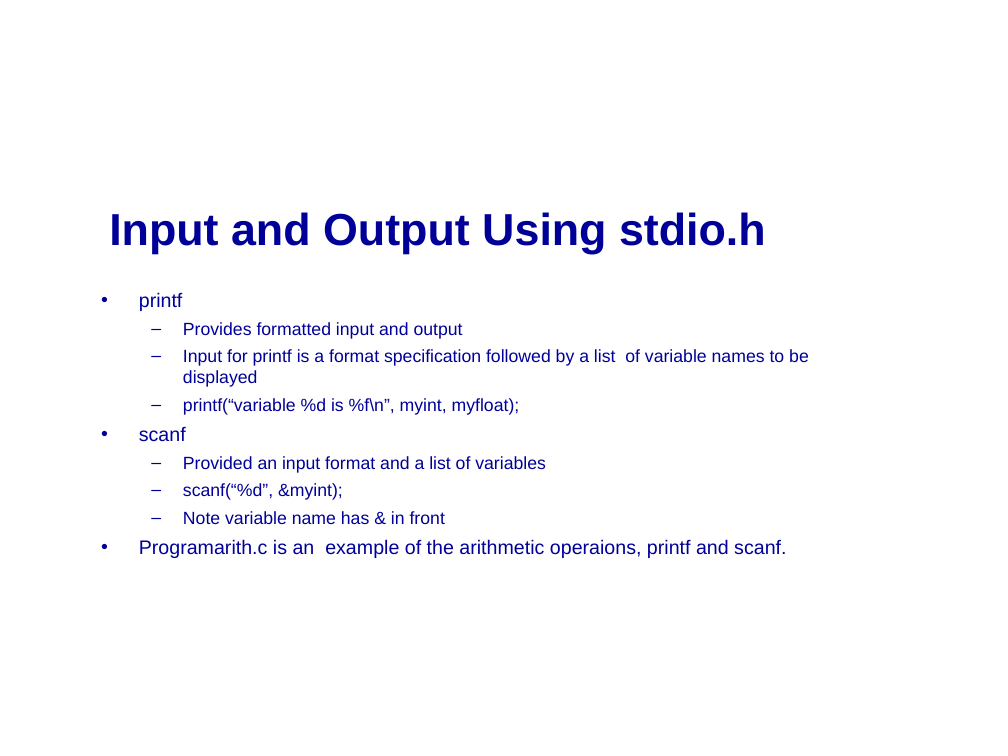
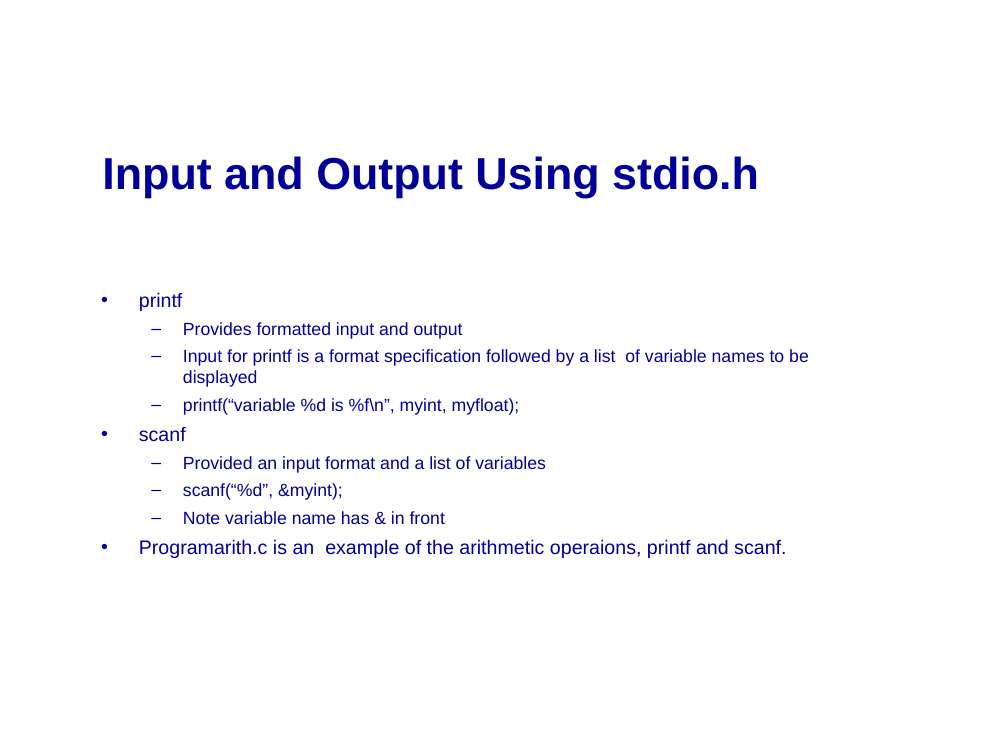
Before and after one commit to mikeg64/iome, a slide deck: slide 15 of src/examples/course/c/presentation/IntrotoC1.ppt. Drawn at 1008x756 pixels with LibreOffice and Linux fonts; fonts in the diff are those of the drawing; background and template pictures are left out. Boxes give left, top, right and bottom in pixels: in the first picture for what was removed or moved away, otherwise in the second. Text is boxed around its words. In the diff, an @@ line names an element or a change of style, - is before the commit and + after.

```diff
--- a/src/examples/course/c/presentation/IntrotoC1.ppt
+++ b/src/examples/course/c/presentation/IntrotoC1.ppt
@@ title "Input and Output Using stdio.h" moved from (x1=109, y1=212, x2=766, y2=254) to (x1=102, y1=156, x2=759, y2=198) @@
```
Also in this commit, not shown: 28 other slides changed, 2 slides added, 1 other file.
